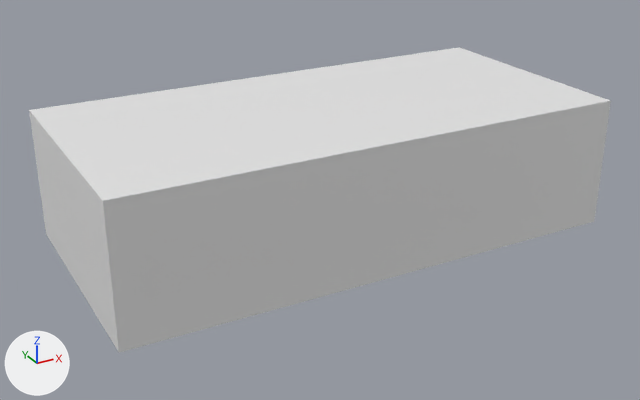
The glTF model Model3d/glb/C04-00657A.glb, before and after one commit.
Camera for both pictures: a 50 mm lens placed at (-0.00349, -0.01413, 0.00928), pointed at (0.00575, 0.00266, 0.00088). The lights are fixed; the arrows at lower left show +X, +Y and +Z. The picture after the commit comes second. Where no turn or scale is listed for an object, it has been applied to the vertices. Vertices at exactly the same position are counted once.

Names of what the first picture shows: 'OpenSCAD Model'.
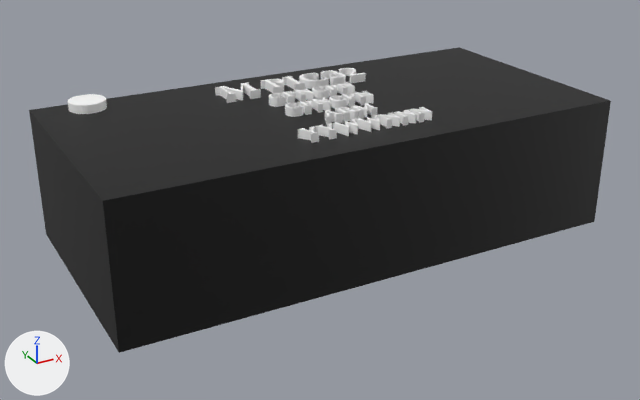
Boxes (x1, y1, x2, y2) around the edits, measured in the pictures (640 x 400 px):
part 1 of me_openscad_model, added
    after: (29, 47, 610, 201)
part 2 of me_openscad_model, recoloured (white to black)
    both: (29, 101, 611, 353)

The change in detail:
Material 'Color 1' (mat_color_1) is new.
Its base color is (0.0, 0.0, 0.0) (black #000000).
Material 'Color 2' (mat_color_2) is new.
Its base color is (1.0, 1.0, 1.0) (white #ffffff).
me_openscad_model is used by ob_openscad_model.
me_openscad_model had 8 vertices, 12 faces and spanned x 0.0..0.012, y 0.0..0.0058, z 0.0..0.0031.
me_openscad_model now has 1535 vertices, 3066 faces and spans x 0.0..0.012, y 0.0..0.0058, z 0.0..0.0033.
me_openscad_model part 1: 1527 vertices added at x 0.00077..0.00786, y 0.00082..0.00571, z 0.0031..0.0033.
me_openscad_model part 2: 10 faces spanning x 0.0..0.012, y 0.0..0.0058, z 0.0..0.0031 switch from no material to mat_color_1 (black #000000).
me_openscad_model gains material mat_color_2 (white #ffffff).
